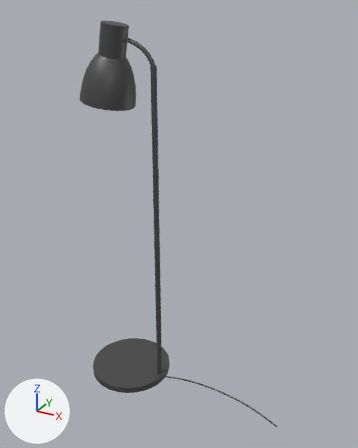
The glTF model data/lamp/3/lamp_3.glb: old version first, new version second.
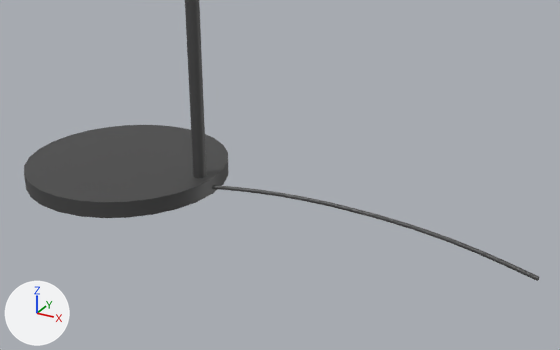
Each version is shown whole from a 50 mm camera at (989.0, -1382.0, 1396.0) aimed at (227.0, 3.0, 704.0), then close up from a 50 mm camera at (765.0, -888.0, 500.0) aimed at (381.0, -189.0, 150.0). Every picture has the same lights, and +X, +Y and +Z are marked at lower left. Where no turn or scale is listed for an object, it has been applied to the vertices. Vertices at the same position are counted once.

The scene before the commit, as lines of its bpy script (objects in view):
```python
me_mesh_0 = bpy.data.meshes.new('Mesh_0')
me_mesh_0.from_pydata(...)  # 1649 vertices, 3240 faces; spans x -160.0..649.0, y -160.0..160.0, z 0.0..1354.0
me_mesh_0.materials.append(mat_01___default)  # dark grey #585858
ob_hektar_lampadaire_3d = bpy.data.objects.new('HEKTAR_Lampadaire_3D', me_mesh_0)
ob_hektar_lampadaire_3d.location = (0.0, 0.0, 0.0)
```
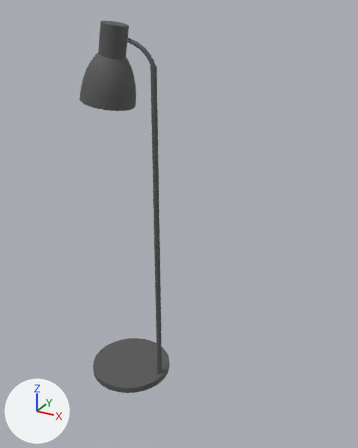
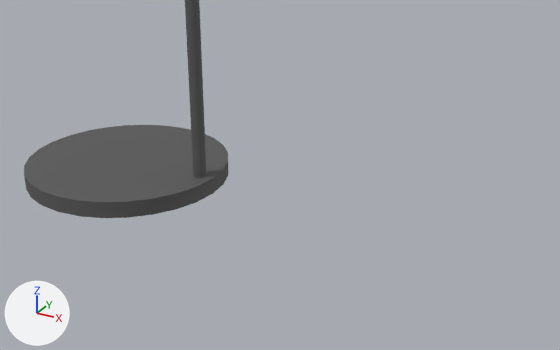
The newer file is also rescaled (x0.1), turned or shifted as a whole; pictures and numbers use the older file's frame.

Diff of the bpy script that builds the scene:
```diff
--- a/data/lamp/3/lamp_3.glb.py
+++ b/data/lamp/3/lamp_3.glb.py
@@ mat_01___default_001 @@
+mat_01___default_001 = principled_material('_01___Default.001')
+mat_01___default_001.base_color = (0.098, 0.098, 0.098)  # dark grey #585858
+mat_01___default_001.roughness = 0.721
@@ me_mesh_0 @@
 # used by ob_hektar_lampadaire_3d; location = (0.0, 0.0, 0.0)
-me_mesh_0.from_pydata(...)  # 1649 vertices, 3240 faces; spans x -160.0..649.0, y -160.0..160.0, z 0.0..1354.0
-me_mesh_0.materials.append(mat_01___default)  # dark grey #585858
+me_mesh_0.from_pydata(...)  # 1361 vertices, 2642 faces; spans x -160.0..160.0, y -160.0..160.0, z 0.0..1354.0
+# me_mesh_0 part 1: 4 vertices moved within x 147.0..149.0, y -5.0..0.0, z 10.0..12.0; 288 vertices removed from x 172.0..649.0, y -35.0..35.0, z 7.0..13.0
+me_mesh_0.materials.append(mat_01___default_001)  # dark grey #585858
```

Where the change shows, as pixel boxes (x1, y1, x2, y2) in the close-ups (560 x 350 px):
'HEKTAR_Lampadaire_3D', reshaped
    before: (24, 0, 539, 281)
    after: (24, 0, 228, 218)
part 1 of me_mesh_0, cut back
    before: (212, 185, 539, 281)
